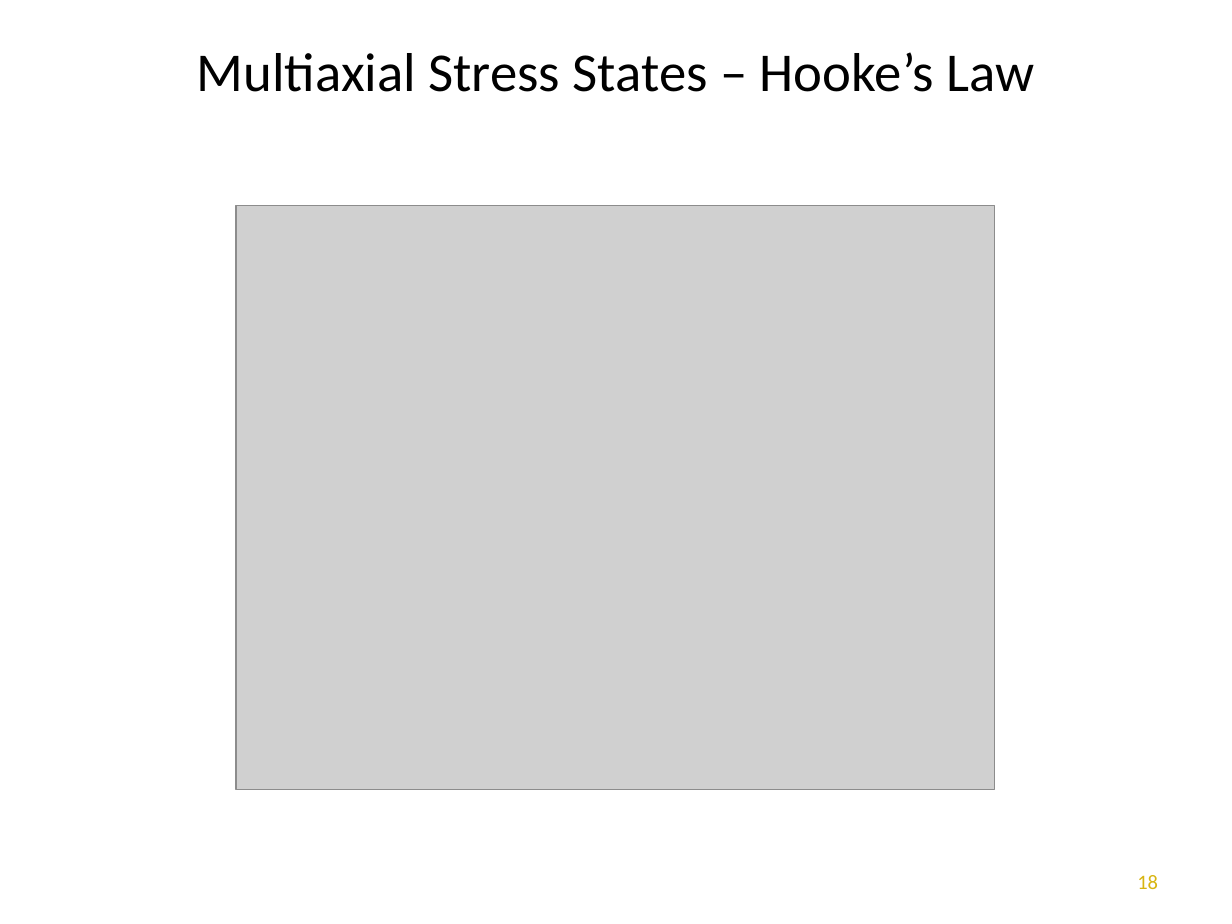
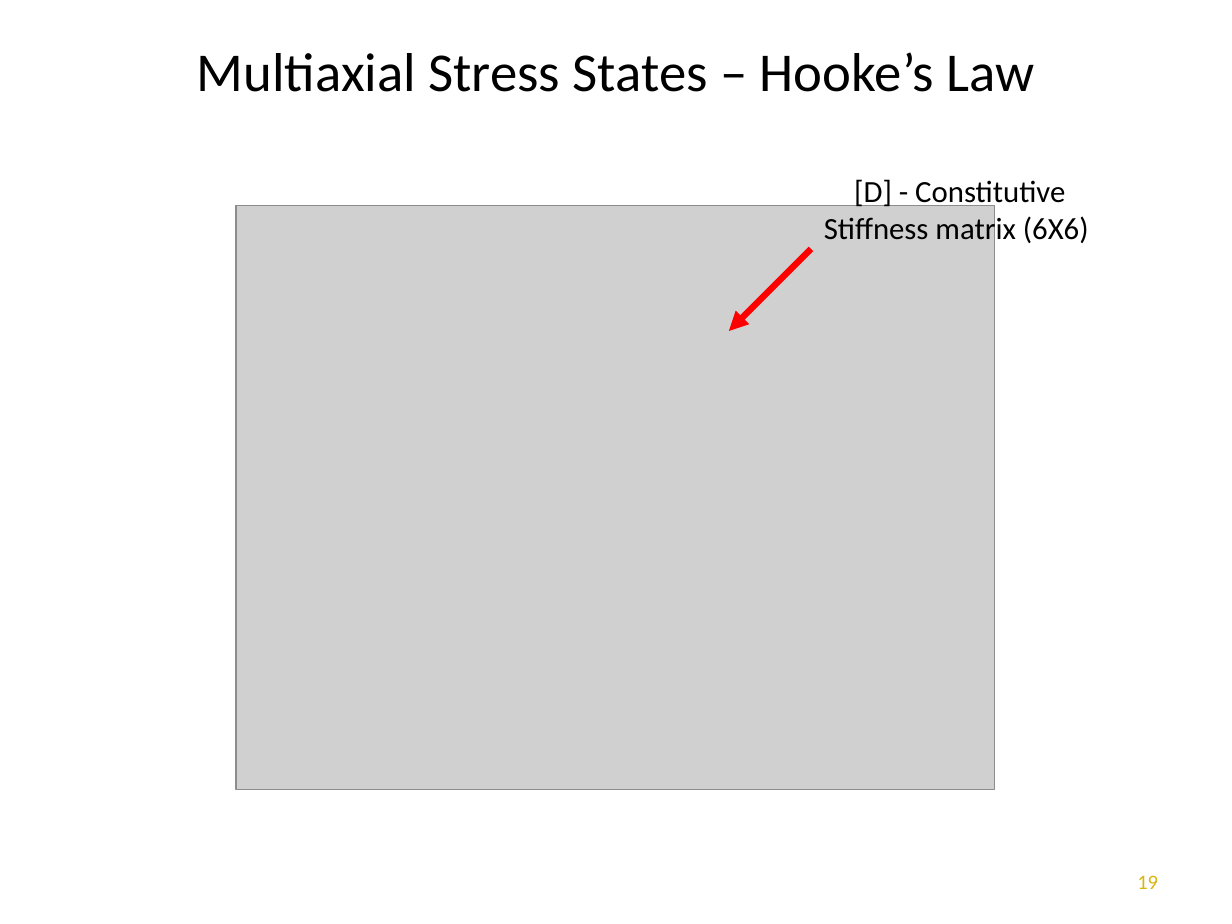
Before and after one commit to dgtaggart/mce466_f21, a slide deck: slide 19 of app.pptx (slide 18 before the commit). Drawn at 1232x924 pixels with LibreOffice and Linux fonts; fonts in the diff are those of the drawing; grey boxes stand for pictures; background and template pictures are left out. Boxes give left, top, right and bottom in pixels: in the first picture for what was removed or moved away, otherwise in the second. Text is boxed around its words. In the diff, an @@ line names an element or a change of style, - is before the commit and + after.

```diff
--- a/app.pptx
+++ b/app.pptx
@@ text added at [824, 179, 1089, 247], 18 pt, text #000000 @@
+[D] - Constitutive Stiffness matrix (6X6)
@@ arrow added from (811, 249) to (729, 331), #FF0000 3.75 pt @@
@@ page number at [1137, 875, 1158, 889]: text changed @@
-18
+19
```
Also in this commit, not shown: 1 other slide changed, 2 slides added, 1 other file.
